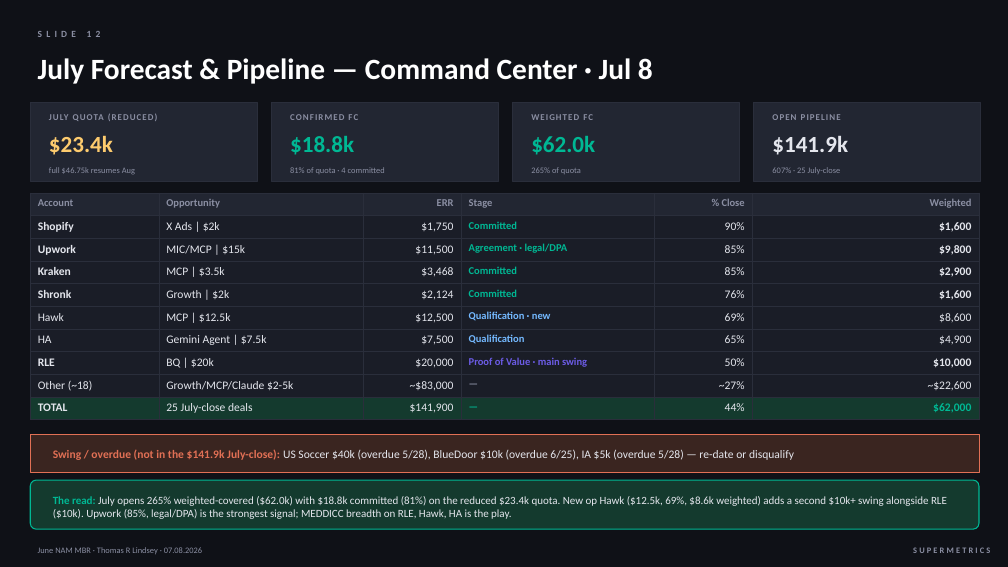
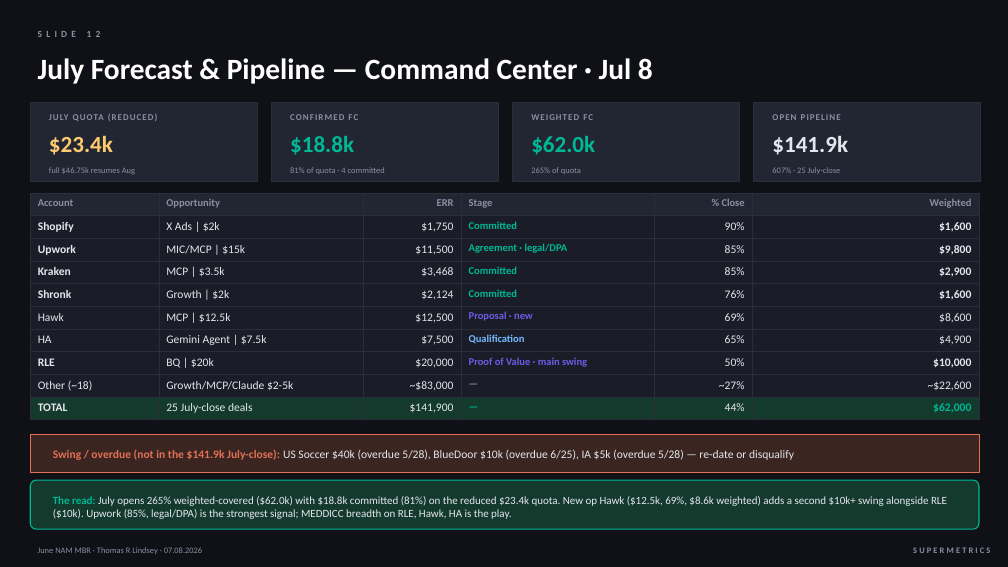
Before and after one commit to thommi2phones/Sales-Coach, a slide deck: slide 12 of June_2026_NAM_MBR.pptx. Drawn at 1008x567 pixels with LibreOffice and Linux fonts; fonts in the diff are those of the drawing. Boxes give left, top, right and bottom in pixels: in the first picture for what was removed or moved away, otherwise in the second. Text is boxed around its words. In the diff, an @@ line names an element or a change of style, - is before the commit and + after.

```diff
--- a/June_2026_NAM_MBR.pptx
+++ b/June_2026_NAM_MBR.pptx
@@ table at [30, 193, 979, 417] @@
-row 6, column 4: Qualification · new
+row 6, column 4: Proposal · new
```
Also in this commit, not shown: 1 other file.
